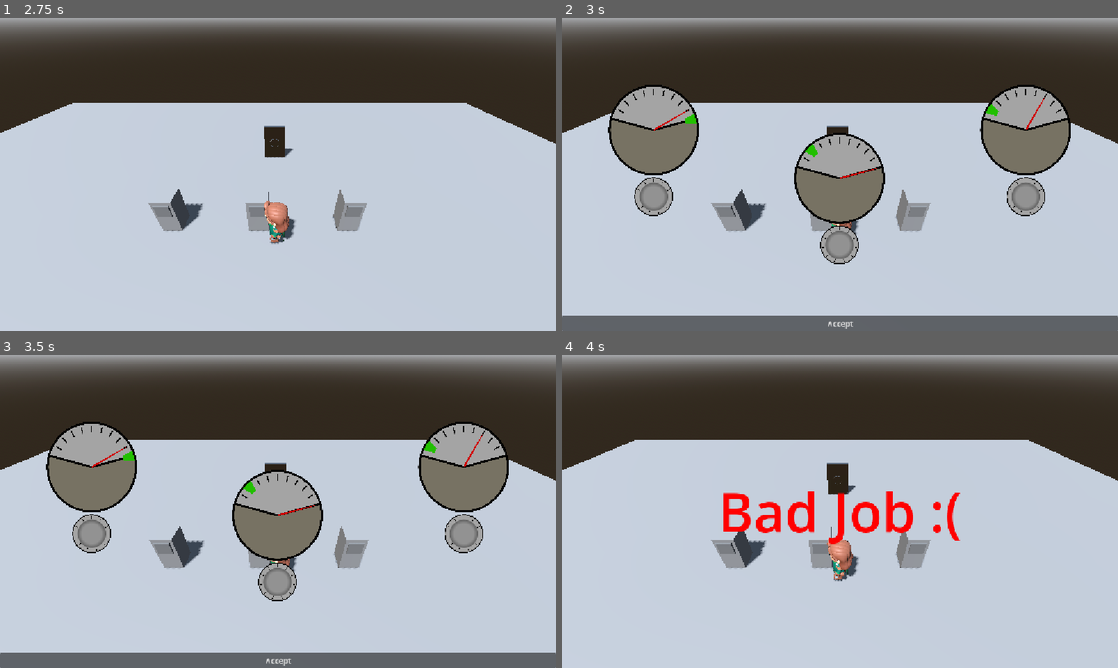
Above: before the commit, frames 1-4 (two rows, left to right).
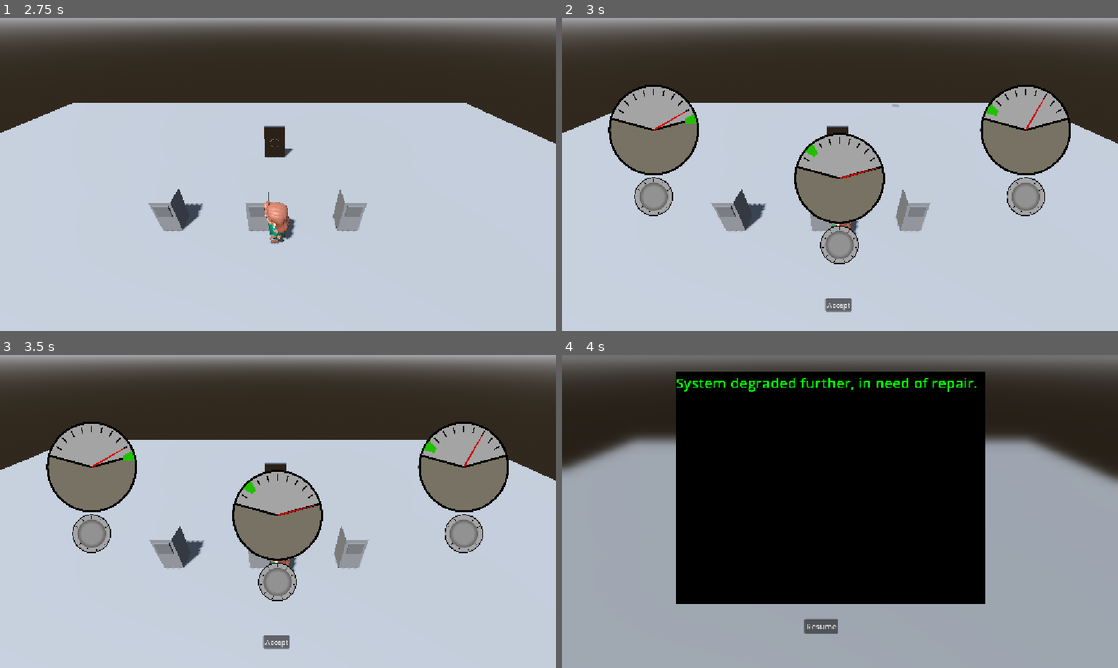
Above: after the commit, the same moments.

Repository: Game-Jam-Studio/Brackeys-Jam-2026.2
Game: Godot game, scene res://Levels/main_menu.tscn
The game is run twice, just before and just after one commit, with the same random seed, the same clock (stepped at 60 frames per second) and the same inputs.
Inputs (mouse positions are in pixels of both pictures, inside the frame that each line leads up to):
- Up to frame 1 (2.75 s): click "New Game" at 0.5 s; tap Enter at 1.25 s; move the mouse to (400, 158) at 1.27 s; hold E (interact) 1.28-2 s; click (400, 158) at 1.42 s; drag from (166, 190) to (250, 237) at 2.02 s
- Up to frame 2 (3 s): move the mouse to (895, 105) at 2.77 s; hold E (interact) from 2.78 s (still down); click (895, 105) at 2.92 s
- Up to frame 3 (3.5 s): keep holding E (interact)
- Up to frame 4 (4 s): release E (interact) at 3.5 s; click "Accept" at 3.5 s

Frame 1 is identical in both runs. In frame 2, 5.1% of the frame differs, in the area x 0-100%, y 27-100%; in frame 3, 5.1%; in frame 4, 86%, in the area x 0-100%, y 0-100%.

Commit message:
improve ui management and ordering

Diff:
--- a/brackeys-jam-2026.2/Prefabs/UI/terminal_ui.tscn
+++ b/brackeys-jam-2026.2/Prefabs/UI/terminal_ui.tscn
@@ -2,12 +2,20 @@
 
 [ext_resource type="Script" uid="uid://sork7ar11xek" path="res://Scripts/Common/terminal_ui_manager.gd" id="1_iqysy"]
 [ext_resource type="Texture2D" uid="uid://ckgg778w3hm0b" path="res://JonathanJunk/D.png" id="2_gjlas"]
+[ext_resource type="Shader" uid="uid://borudwi3h4g4d" path="res://Art/Shaders/pause_menu.gdshader" id="2_n2ccl"]
+
+[sub_resource type="ShaderMaterial" id="ShaderMaterial_d4jte"]
+shader = ExtResource("2_n2ccl")
+shader_parameter/blur_amount = 2.5
 
 [node name="TerminalUI" type="Node" unique_id=1913051525]
 process_mode = 3
 script = ExtResource("1_iqysy")
 narrativeText = {
 "PressureLevel": ["PRESSURE 1", "PRESSURE 2"],
+"ReusableText": {
+"MinigameActive": "System in need of repair."
+},
 "RhythmLevel": ["PLACEHOLDER RHYTHM text 1", "PLACEHOLDER RHYTHM text 2"],
 "SteamLevel": ["Steam1", "Steam2"],
 "SubmarineLevel": ["PLACEHOLDERSUBMARINETEXT 1", "PLACEHOLDERSUBMARINETEXT 2", "PLACEHOLDERSUBMARINETEXT 3", "PLACEHOLDERSUBMARINETEXT 4"]
@@ -16,6 +24,14 @@
 [node name="CanvasLayer" type="CanvasLayer" parent="." unique_id=368976715]
 layer = 90
 visible = false
+
+[node name="BlurBackground" type="ColorRect" parent="CanvasLayer" unique_id=1958414001]
+material = SubResource("ShaderMaterial_d4jte")
+anchors_preset = 15
+anchor_right = 1.0
+anchor_bottom = 1.0
+grow_horizontal = 2
+grow_vertical = 2
 
 [node name="Button" type="Button" parent="CanvasLayer" unique_id=989481004]
 offset_left = 502.0
--- a/brackeys-jam-2026.2/Scripts/Common/repair_trigger.gd
+++ b/brackeys-jam-2026.2/Scripts/Common/repair_trigger.gd
@@ -17,18 +17,25 @@
 	add_to_group("repair_triggers")
 
 
+# minigames can always be interacted with but if they are already repaired
+# it will just tell the user that
 func can_interact() -> bool:
-	return is_broken
+	return true
 
 
 func interact(_player: CharacterBody3D) -> void:
 	if is_broken:
+		# TerminalUI.launch_terminal("System in need of repair.")
 		launch_minigame_requested.emit(system_id, self)
+	else:
+		TerminalUI.launch_terminal("System fully operational.")
 
 
 func end_repair(success: bool) -> void:
-	is_broken = false
+	is_broken = not success
 	if success:
+		TerminalUI.launch_terminal("System back to full operational capacity.")
 		station_repair_succeeded.emit(system_id)
 	else:
+		TerminalUI.launch_terminal("System degraded further, in need of repair.")
 		station_repair_failed.emit(system_id)
--- a/brackeys-jam-2026.2/Scripts/Common/terminal_ui_manager.gd
+++ b/brackeys-jam-2026.2/Scripts/Common/terminal_ui_manager.gd
@@ -39,6 +39,7 @@
 	$CanvasLayer/TerminalText.text = "[color=green][font_size=30]"+text+"[/font_size][/color]"
 	$CanvasLayer.visible = true
 
+
 func close_terminal() -> void:
 	get_tree().current_scene.get_node_or_null("%PauseMenu").try_resume()
 	$CanvasLayer.visible = false
--- a/brackeys-jam-2026.2/Scripts/Rhythm/note_manager.gd
+++ b/brackeys-jam-2026.2/Scripts/Rhythm/note_manager.gd
@@ -35,7 +35,10 @@
 		timer.stop()
 
 		# Allow the final note to reach the destination line
-		await get_tree().create_timer(2.0).timeout
+		# The actual value required here for this would be the distance from
+		# spawn to destination over the configured speed in note prefab,
+		# but for the jam, we will just hardcode this
+		await get_tree().create_timer(3.25).timeout
 
 		# Emit outcome to level manager
 		var success: bool = errorCount <= max_allowed_errors
--- a/brackeys-jam-2026.2/Taylor/tmerrill_test_scene.tscn
+++ b/brackeys-jam-2026.2/Taylor/tmerrill_test_scene.tscn
@@ -42,6 +42,7 @@
 transform = Transform3D(1, 0, 0, 0, 1, 0, 0, 0, 1, 0, 0, 1.7121282)
 
 [node name="Camera3D" type="Camera3D" parent="." unique_id=836225841 node_paths=PackedStringArray("player_character")]
+unique_name_in_owner = true
 transform = Transform3D(-1, -5.3250616e-08, 6.933335e-08, 0, 0.7930811, 0.6091161, -8.742278e-08, 0.6091161, -0.7930811, -1.08226324e-07, 8.51763, -4.329035)
 cull_mask = 1048573
 script = ExtResource("3_tl3pp")
--- a/brackeys-jam-2026.2/Van/Prefabs/PressureHackingGame.tscn
+++ b/brackeys-jam-2026.2/Van/Prefabs/PressureHackingGame.tscn
@@ -3,14 +3,6 @@
 [ext_resource type="Script" uid="uid://d4gvgxfwjbs7t" path="res://Van/Scripts/pressure_hacking_game.gd" id="1_ncqte"]
 [ext_resource type="AudioStream" uid="uid://ci0u00xywksjx" path="res://Audio/SFX/UI_accept.wav" id="2_akc8o"]
 [ext_resource type="Texture2D" uid="uid://knxdqxxf14dt" path="res://Art/2D/ClickIcon.png" id="2_bqt6w"]
-
-[sub_resource type="LabelSettings" id="LabelSettings_1hd16"]
-font_size = 112
-font_color = Color(0, 1, 0, 1)
-
-[sub_resource type="LabelSettings" id="LabelSettings_ncqte"]
-font_size = 112
-font_color = Color(1, 0, 0, 1)
 
 [node name="PressureHackingGame" type="Control" unique_id=456800813]
 layout_mode = 3
@@ -19,6 +11,7 @@
 anchor_bottom = 1.0
 grow_horizontal = 2
 grow_vertical = 2
+mouse_filter = 2
 script = ExtResource("1_ncqte")
 tolerance = 15.0
 speed = 4.0
@@ -35,6 +28,7 @@
 grow_horizontal = 2
 scale = Vector2(2.2, 2.2)
 pivot_offset_ratio = Vector2(0.5, 0.5)
+mouse_filter = 2
 max_value = 360.0
 step = 0.1
 value = 360.0
@@ -49,18 +43,27 @@
 anchor_right = 0.5
 grow_horizontal = 2
 pivot_offset_ratio = Vector2(0.5, 0)
+mouse_filter = 2
 
 [node name="VBoxContainer" type="VBoxContainer" parent="." unique_id=1560814889]
 layout_mode = 1
-anchors_preset = 15
-anchor_right = 1.0
+anchors_preset = 7
+anchor_left = 0.5
+anchor_top = 1.0
+anchor_right = 0.5
 anchor_bottom = 1.0
+offset_left = -470.0
+offset_top = -68.0
+offset_right = 470.0
+offset_bottom = -37.0
 grow_horizontal = 2
-grow_vertical = 2
+grow_vertical = 0
+mouse_filter = 2
 alignment = 2
 
 [node name="MarginContainer" type="MarginContainer" parent="VBoxContainer" unique_id=653509207]
 layout_mode = 2
+mouse_filter = 2
 theme_override_constants/margin_left = 440
 theme_override_constants/margin_right = 440
 
@@ -69,55 +72,7 @@
 layout_mode = 2
 text = "Accept"
 
-[node name="Conditions" type="Control" parent="." unique_id=2118943559]
-layout_mode = 1
-anchors_preset = 15
-anchor_right = 1.0
-anchor_bottom = 1.0
-grow_horizontal = 2
-grow_vertical = 2
-mouse_filter = 2
-
-[node name="Success" type="Label" parent="Conditions" unique_id=418109587]
-visible = false
-layout_mode = 1
-anchors_preset = 8
-anchor_left = 0.5
-anchor_top = 0.5
-anchor_right = 0.5
-anchor_bottom = 0.5
-offset_left = -337.0
-offset_top = -76.5
-offset_right = 337.0
-offset_bottom = 76.5
-grow_horizontal = 2
-grow_vertical = 2
-text = "Good Job!!!!!!"
-label_settings = SubResource("LabelSettings_1hd16")
-horizontal_alignment = 1
-vertical_alignment = 1
-
-[node name="Failure" type="Label" parent="Conditions" unique_id=785038330]
-visible = false
-layout_mode = 1
-anchors_preset = 8
-anchor_left = 0.5
-anchor_top = 0.5
-anchor_right = 0.5
-anchor_bottom = 0.5
-offset_left = -252.5
-offset_top = -76.5
-offset_right = 252.5
-offset_bottom = 76.5
-grow_horizontal = 2
-grow_vertical = 2
-text = "Bad Job :("
-label_settings = SubResource("LabelSettings_ncqte")
-horizontal_alignment = 1
-vertical_alignment = 1
-
 [node name="AudioStreamPlayer" type="AudioStreamPlayer" parent="." unique_id=1448562402]
 stream = ExtResource("2_akc8o")
-bus = &"UI"
 
 [connection signal="button_down" from="VBoxContainer/MarginContainer/Accept" to="." method="_on_button_button_down"]
--- a/brackeys-jam-2026.2/Van/Prefabs/SteamHackingGame.tscn
+++ b/brackeys-jam-2026.2/Van/Prefabs/SteamHackingGame.tscn
@@ -8,14 +8,6 @@
 [ext_resource type="Script" uid="uid://8xturdjotrx2" path="res://Van/Scripts/UI_dial.gd" id="7_sybhk"]
 [ext_resource type="AudioStream" uid="uid://bgkircabxx6ma" path="res://Audio/SFX/UI_dial.wav" id="7_vwb1y"]
 
-[sub_resource type="LabelSettings" id="LabelSettings_o40pi"]
-font_size = 112
-font_color = Color(0, 1, 0, 1)
-
-[sub_resource type="LabelSettings" id="LabelSettings_1hd16"]
-font_size = 112
-font_color = Color(1, 0, 0, 1)
-
 [node name="SteamHackingGame" type="Control" unique_id=456800813]
 layout_mode = 3
 anchors_preset = 15
@@ -23,15 +15,23 @@
 anchor_bottom = 1.0
 grow_horizontal = 2
 grow_vertical = 2
+mouse_filter = 2
 script = ExtResource("1_vwb1y")
 
 [node name="Menu" type="VBoxContainer" parent="." unique_id=1560814889]
 layout_mode = 1
-anchors_preset = 15
-anchor_right = 1.0
-anchor_bottom = 1.0
-grow_horizontal = 2
-grow_vertical = 2
+anchors_preset = 7
+anchor_left = 0.5
+anchor_top = 1.0
+anchor_right = 0.5
+anchor_bottom = 1.0
+offset_left = -30.0
+offset_top = -68.0
+offset_right = 30.0
+offset_bottom = -37.0
+grow_horizontal = 2
+grow_vertical = 0
+scale = Vector2(0.9, 0.9)
 mouse_filter = 2
 alignment = 2
 
@@ -39,45 +39,9 @@
 layout_mode = 2
 text = "Accept"
 
-[node name="Conditions" type="Control" parent="." unique_id=1285258311]
-layout_mode = 1
-anchors_preset = 15
-anchor_right = 1.0
-anchor_bottom = 1.0
-grow_horizontal = 2
-grow_vertical = 2
-mouse_filter = 2
-
-[node name="Success" type="Label" parent="Conditions" unique_id=418109587]
-visible = false
-layout_mode = 1
-anchors_preset = 15
-anchor_right = 1.0
-anchor_bottom = 1.0
-grow_horizontal = 2
-grow_vertical = 2
-text = "Good Job!!!!!!"
-label_settings = SubResource("LabelSettings_o40pi")
-horizontal_alignment = 1
-vertical_alignment = 1
-
-[node name="Failure" type="Label" parent="Conditions" unique_id=373560533]
-visible = false
-layout_mode = 1
-anchors_preset = 15
-anchor_right = 1.0
-anchor_bottom = 1.0
-grow_horizontal = 2
-grow_vertical = 2
-text = "Bad Job :("
-label_settings = SubResource("LabelSettings_1hd16")
-horizontal_alignment = 1
-vertical_alignment = 1
-
 [node name="AudioStreamPlayer" type="AudioStreamPlayer" parent="." unique_id=2019624829]
 unique_name_in_owner = true
 stream = ExtResource("7_vwb1y")
-bus = &"UI"
 
 [node name="UIRoot" type="Control" parent="." unique_id=702778854]
 unique_name_in_owner = true
@@ -114,6 +78,7 @@
 layout_mode = 2
 size_flags_horizontal = 4
 size_flags_vertical = 4
+mouse_filter = 2
 texture = ExtResource("5_sybhk")
 expand_mode = 1
 stretch_mode = 4
@@ -123,6 +88,7 @@
 offset_right = 188.0
 offset_bottom = 188.0
 pivot_offset_ratio = Vector2(0.5, 0.5)
+mouse_filter = 2
 texture = ExtResource("6_uyix2")
 expand_mode = 1
 stretch_mode = 4
@@ -132,6 +98,7 @@
 offset_right = 188.0
 offset_bottom = 188.0
 pivot_offset_ratio = Vector2(0.5, 0.5)
+mouse_filter = 2
 texture = ExtResource("7_gk8mc")
 expand_mode = 1
 stretch_mode = 4
@@ -174,6 +141,7 @@
 layout_mode = 2
 size_flags_horizontal = 4
 size_flags_vertical = 4
+mouse_filter = 2
 texture = ExtResource("5_sybhk")
 expand_mode = 1
 stretch_mode = 4
@@ -183,6 +151,7 @@
 offset_right = 188.0
 offset_bottom = 188.0
 pivot_offset_ratio = Vector2(0.5, 0.5)
+mouse_filter = 2
 texture = ExtResource("6_uyix2")
 expand_mode = 1
 stretch_mode = 4
@@ -192,6 +161,7 @@
 offset_right = 188.0
 offset_bottom = 188.0
 pivot_offset_ratio = Vector2(0.5, 0.5)
+mouse_filter = 2
 texture = ExtResource("7_gk8mc")
 expand_mode = 1
 stretch_mode = 4
@@ -234,6 +204,7 @@
 layout_mode = 2
 size_flags_horizontal = 4
 size_flags_vertical = 4
+mouse_filter = 2
 texture = ExtResource("5_sybhk")
 expand_mode = 1
 stretch_mode = 4
@@ -243,6 +214,7 @@
 offset_right = 188.0
 offset_bottom = 188.0
 pivot_offset_ratio = Vector2(0.5, 0.5)
+mouse_filter = 2
 texture = ExtResource("6_uyix2")
 expand_mode = 1
 stretch_mode = 4
@@ -252,6 +224,7 @@
 offset_right = 188.0
 offset_bottom = 188.0
 pivot_offset_ratio = Vector2(0.5, 0.5)
+mouse_filter = 2
 texture = ExtResource("7_gk8mc")
 expand_mode = 1
 stretch_mode = 4
--- a/brackeys-jam-2026.2/Van/Scripts/pressure_hacking_game.gd
+++ b/brackeys-jam-2026.2/Van/Scripts/pressure_hacking_game.gd
@@ -27,22 +27,18 @@
 func _on_button_button_down() -> void:
 	submitted = true
 	if is_equal_custom(abs(color_rect.rotation), deg_to_rad(0), deg_to_rad(tolerance / 1.5)):
-		$Conditions/Success.visible = true
 		accept_button.visible = false
+		$AudioStreamPlayer.play()
+		await get_tree().create_timer(.5).timeout
 		minigame_completed.emit(true)
-		print("YOU WIN!")
-		$AudioStreamPlayer.play()
-		await get_tree().create_timer(2).timeout
 		queue_free()
 	else:
-		$Conditions/Failure.visible = true
 		accept_button.visible = false
 		submitted = true
-		minigame_completed.emit(false)
-		print("YOU LOSE!")
 		$AudioStreamPlayer.stream = UI_ERROR
 		$AudioStreamPlayer.play()
-		await get_tree().create_timer(2).timeout
+		await get_tree().create_timer(.5).timeout
+		minigame_completed.emit(false)
 		queue_free()
 
 func is_equal_custom(a, b, tolerance):
--- a/brackeys-jam-2026.2/Van/Scripts/steam_hacking_game.gd
+++ b/brackeys-jam-2026.2/Van/Scripts/steam_hacking_game.gd
@@ -50,24 +50,20 @@
 	$AudioStreamPlayer.pitch_scale = 1.0
 	$AudioStreamPlayer.volume_linear = 1.0
 	if gauge1_correct and gauge2_correct and gauge3_correct:
-		$"Conditions/Success".visible = true
 		$Menu.visible = false
 		%UIRoot.visible = false
 		minigame_completed.emit(true)
-		print("YOU WIN!")
 		$AudioStreamPlayer.stream = UI_ACCEPT
 		$AudioStreamPlayer.play()
 		await get_tree().create_timer(1).timeout
 		queue_free()
 	else:
-		$"Conditions/Failure".visible = true
 		%UIRoot.visible = false
 		$Menu.visible = false
 		dial_1.freeze = true
 		dial_2.freeze = true
 		dial_3.freeze = true
 		minigame_completed.emit(false)
-		print("YOU LOSE!")
 		$AudioStreamPlayer.stream = UI_ERROR
 		$AudioStreamPlayer.play()
 		await get_tree().create_timer(1).timeout
@@ -93,24 +89,18 @@
 
 func check_dial_1():
 	if snapped(%Gauge1/Needle.rotation, 0.1) == snapped(%Gauge1/ValidArea.rotation, 0.1):
-		print("Dial1 Correct")
 		gauge1_correct = true
 	else:
-		print("Dial1 Wrong")
 		gauge1_correct = false
 
 func check_dial_2():
 	if snapped(%Gauge2/Needle.rotation, 0.1) == snapped(%Gauge2/ValidArea.rotation, 0.1):
-		print("Dial2 Correct")
 		gauge2_correct = true
 	else:
-		print("Dial2 Wrong")
 		gauge2_correct = false
 
 func check_dial_3():
 	if snapped(%Gauge3/Needle.rotation, 0.1) == snapped(%Gauge3/ValidArea.rotation, 0.1):
-		print("Dial3 Correct")
 		gauge3_correct = true
 	else:
-		print("Dial3 Wrong")
 		gauge3_correct = false
